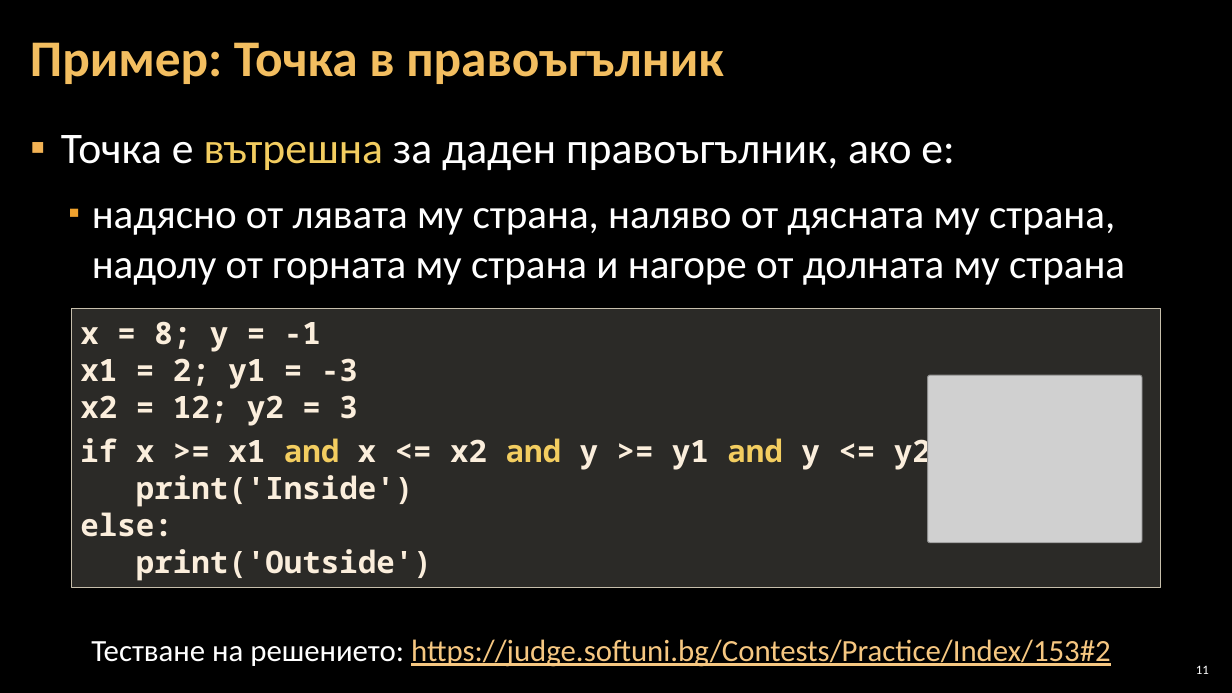
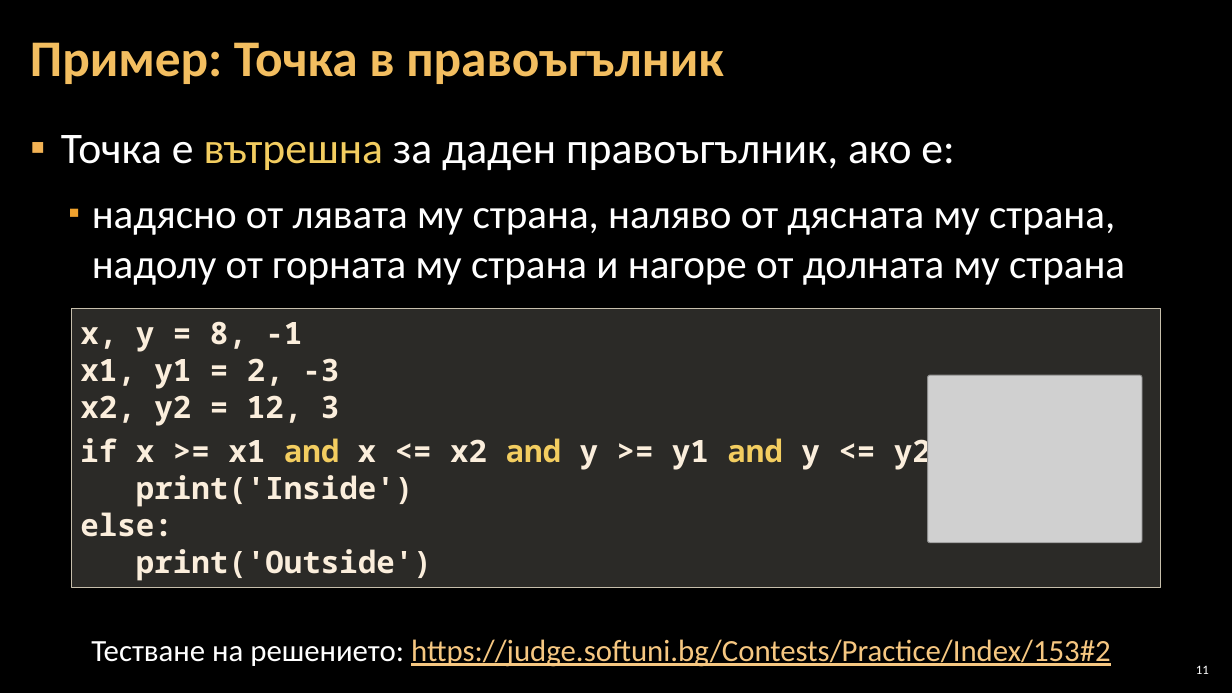
Before and after one commit to Software-University/Python-Basics, a slide deck: slide 11 of Python/4. Complex-Conditions/4. Complex-Conditions.pptx. Drawn at 1232x693 pixels with LibreOffice and Linux fonts; fonts in the diff are those of the drawing; grey boxes stand for pictures; background and template pictures are left out. Boxes give left, top, right and bottom in pixels: in the first picture for what was removed or moved away, otherwise in the second. Text is boxed around its words. In the diff, an @@ line names an element or a change of style, - is before the commit and + after.

```diff
--- a/Python/4. Complex-Conditions/4. Complex-Conditions.pptx
+++ b/Python/4. Complex-Conditions/4. Complex-Conditions.pptx
@@ text in rectangle at [80,321,339,426]: text changed @@
-x = 8; y = -1
-x1 = 2; y1 = -3
-x2 = 12; y2 = 3
+x, y = 8, -1
+x1, y1 = 2, -3
+x2, y2 = 12, 3
```
Also in this commit, not shown: 12 other files.
